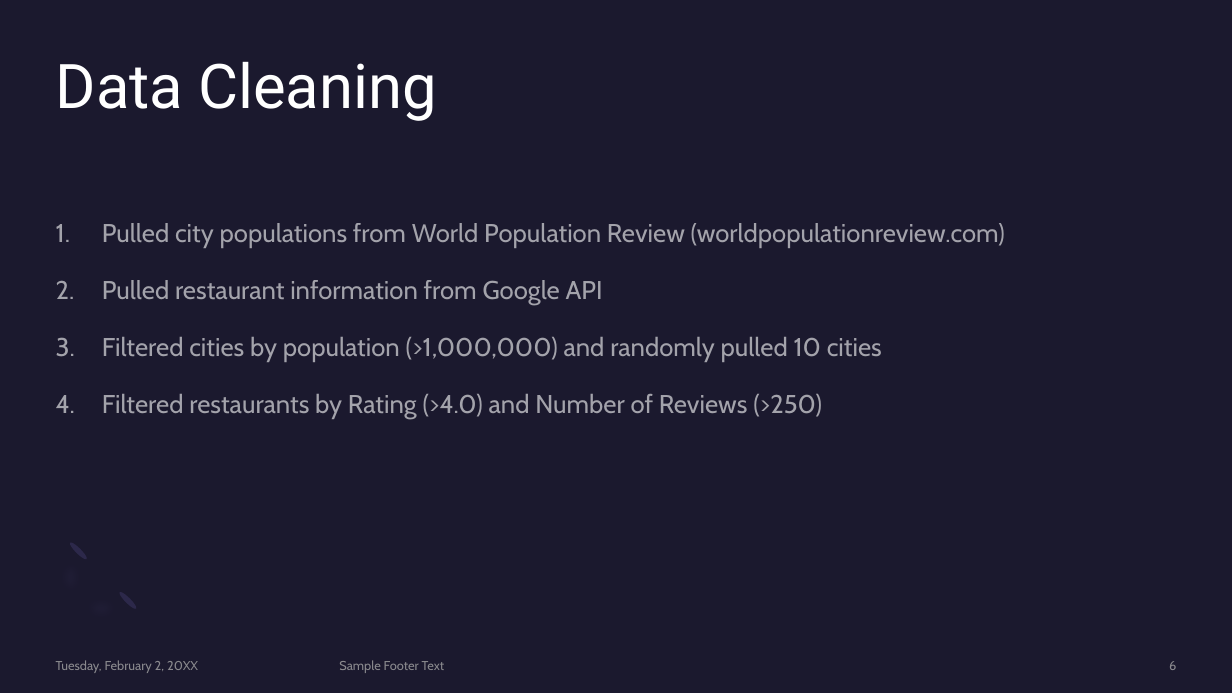
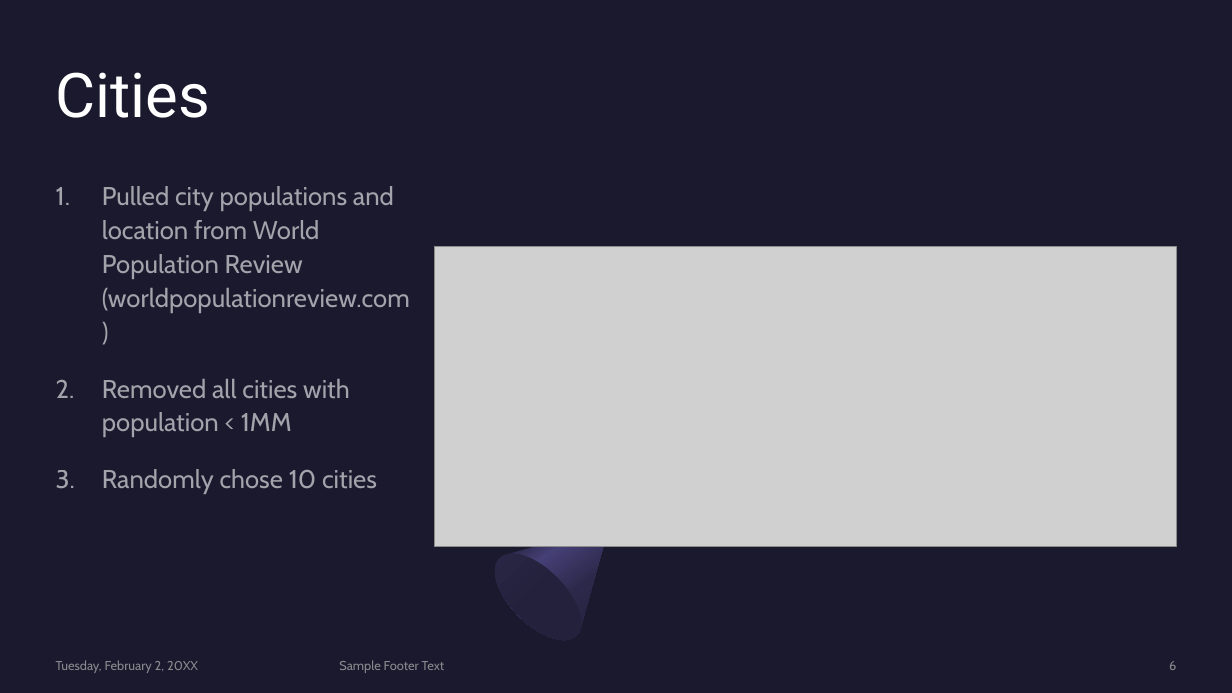
Before and after one commit to mward95/Restaurant_API, a slide deck: slide 6 of Sanjay Dabra/Presentation1.pptx. Drawn at 1232x693 pixels with LibreOffice and Linux fonts; fonts in the diff are those of the drawing; grey boxes stand for pictures. Boxes give left, top, right and bottom in pixels: in the first picture for what was removed or moved away, otherwise in the second. Text is boxed around its words. In the diff, an @@ line names an element or a change of style, - is before the commit and + after.

Commit message:
Presentation updates

```diff
--- a/Sanjay Dabra/Presentation1.pptx
+++ b/Sanjay Dabra/Presentation1.pptx
@@ title removed at <box>56,61,437,121</box> @@
-Data Cleaning
@@ title added at <box>56,72,211,118</box>, 48 pt, text #FFFFFF @@
+Cities
@@ text at <box>102,186,410,494</box>: text changed @@
-1. Pulled city populations from World Population Review (worldpopulationreview.com)
-2. Pulled restaurant information from Google API
-3. Filtered cities by population (>1,000,000) and randomly pulled 10 cities
-4. Filtered restaurants by Rating (>4.0) and Number of Reviews (>250)
+1. Pulled city populations and location from World Population Review (worldpopulationreview.com)
+2. Removed all cities with population < 1MM
+3. Randomly chose 10 cities
@@ picture added at <box>434,246,1177,546</box> @@
@@ freeform shape added at <box>480,488,647,655</box>, fill gradient #2C284A to #454075 to #1B192E @@
@@ freeform shape removed at <box>36,538,140,642</box> @@
@@ ellipse added at <box>481,539,596,655</box>, fill gradient #23213C to #2C284A @@
@@ ellipse removed at <box>68,540,89,561</box> @@
@@ ellipse removed at <box>117,590,138,611</box> @@
```
Also in this commit, not shown: 2 other slides changed, 1 slide removed.
